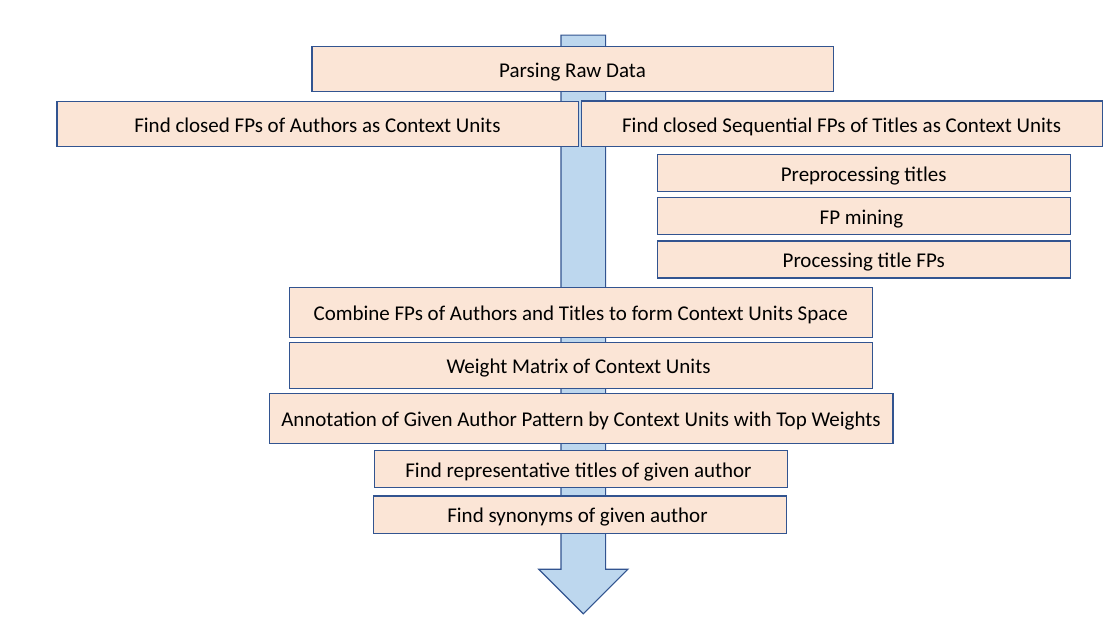
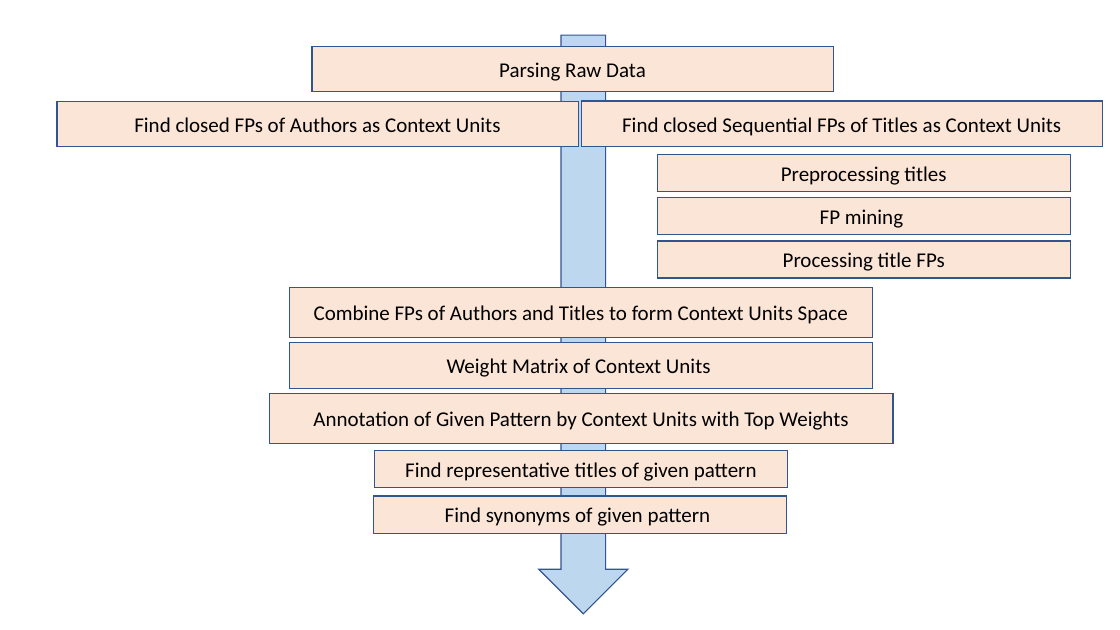
Before and after one commit to bearnomore/CourseProject, a slide deck: slide 21 of Guidance of Reproducing the paper.pptx. Drawn at 1120x630 pixels with LibreOffice and Linux fonts; fonts in the diff are those of the drawing. Boxes give left, top, right and bottom in pixels: in the first picture for what was removed or moved away, otherwise in the second. Text is boxed around its words. In the diff, an @@ line names an element or a change of style, - is before the commit and + after.

```diff
--- a/Guidance of Reproducing the paper.pptx
+++ b/Guidance of Reproducing the paper.pptx
@@ text in rectangle at (313,411,848,430): text changed @@
-Annotation of Given Author Pattern by Context Units with Top Weights
+Annotation of Given Pattern by Context Units with Top Weights
@@ text in rectangle at (405,462,757,481): text changed @@
-Find representative titles of given author
+Find representative titles of given pattern
@@ text in rectangle at (445,507,711,526): text changed @@
-Find synonyms of given author
+Find synonyms of given pattern
```
Also in this commit, not shown: 2 other slides changed, 41 other files.
